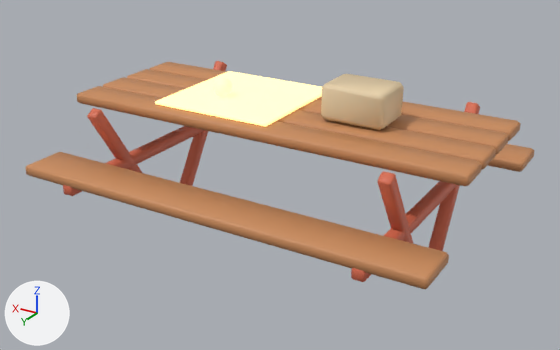
One commit to the glTF model public/models/lod/picnic_table.glb: the scene before it, then after it.
Before and after are seen from a camera (50 mm lens) standing at (-2.29, 3.89, 2.29) and looking at (0.01, 0.07, 0.38). The axes (+X, +Y, +Z) are drawn at lower left. The lights are the same throughout. The picture after the commit comes second. Where no turn or scale is listed for an object, it has been applied to the vertices. Vertices at exactly the same position are counted once.

The scene before the commit, as lines of its bpy script (objects in view):
```python
me_picnic_table_002 = bpy.data.meshes.new('picnic_table.002')
me_picnic_table_002.from_pydata(...)  # 551 vertices, 1042 faces; spans x -1.3..1.3, y -0.95..0.95, z -0.53..0.53
me_picnic_table_002.materials.append(mat_toy)
ob_picnic_table = bpy.data.objects.new('picnic_table', me_picnic_table_002)
ob_picnic_table.location = (0.001, -0.001, 0.51)
```
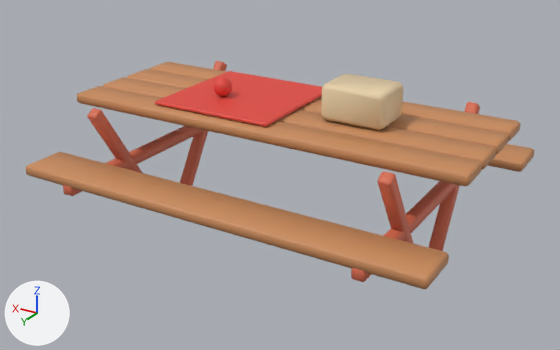
Edits to the bpy script that builds the scene:
```text
Change me_picnic_table_002:
    where me_picnic_table_002.from_pydata(...)  # 551 vertices, 1042 faces; spans x -1.3..1.3, y -0.95..0.95, z -0.53..0.53
    used by ob_picnic_table; location = (0.001, -0.001, 0.51)
    me_picnic_table_002 part 1
    11 vertices are removed from x 0.36..0.44, y 0.08..0.14, z 0.33..0.45
    41 faces are deleted
    1 vertex moves from x 0.39, y 0.08, z 0.33 to x 0.4, y 0.08, z 0.33
    9 vertices are added at x 0.36..0.43, y 0.08..0.14, z 0.33..0.45
    37 new faces join them
    me_picnic_table_002 part 2: 975 kept faces spanning x -1.3..1.3, y -0.95..0.95, z -0.53..0.53 get new texture (UV) coordinates
```

Where the change shows, as pixel boxes (x1, y1, x2, y2) in the pictures (560 x 350 px; the box of a moved part takes in the faces that stretch with it):
part 1 of me_picnic_table_002, moved or reshaped
    before: (214, 77, 230, 97)
    after: (214, 77, 230, 96)
part 2 of me_picnic_table_002, surface changed (white to red)
    both: (151, 68, 326, 132)
